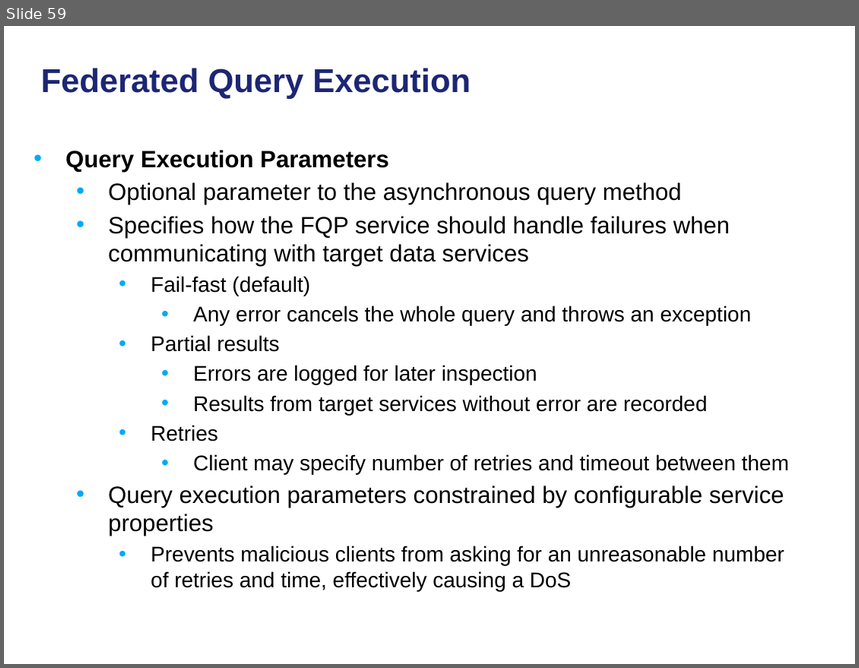
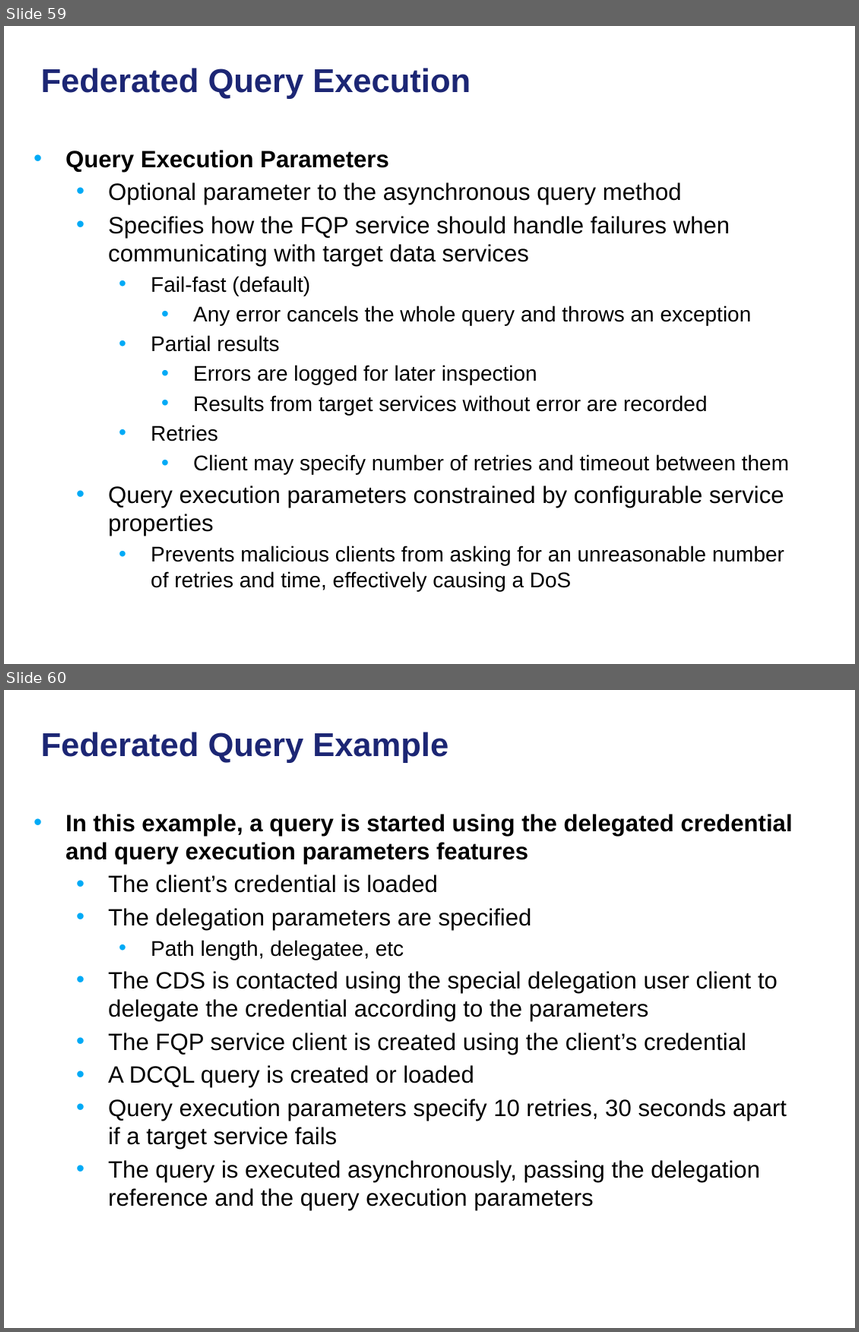
Before and after one commit to NCIP/cagrid-docs, a slide deck: presentations/200906_Novartis/caGrid Data Services.pptx. Shown one above the other, each under a label of ours: slide 59 before the commit, slides 59 and 60 after it. The pictures are 859x668 and 859x1332 pixels, drawn with LibreOffice and Linux fonts; fonts in the diff are those of the drawing; background and template pictures are left out. Boxes give left, top, right and bottom in pixels: in the first picture for what was removed or moved away, otherwise in the second. Text is boxed around its words. In the diff, an @@ line names an element or a change of style, - is before the commit and + after.

```diff
--- a/presentations/200906_Novartis/caGrid Data Services.pptx
+++ b/presentations/200906_Novartis/caGrid Data Services.pptx
@@ slide 60 added at [4,690,855,1328], background picture (left out) @@
@@ title added at [41,732,449,763], 28 pt, text #1C2674, bold @@
+Federated Query Example
@@ text added at [66,814,793,1211], 20 pt, text #000000 @@
+• In this example, a query is started using the delegated credential and query execution parameters features
+  • The client’s credential is loaded
+  • The delegation parameters are specified
+    • Path length, delegatee, etc
+  • The CDS is contacted using the special delegation user client to delegate the credential according to the parameters
+  • The FQP service client is created using the client’s credential
+  • A DCQL query is created or loaded
+  • Query execution parameters specify 10 retries, 30 seconds apart if a target service fails
+  • The query is executed asynchronously, passing the delegation reference and the query execution parameters
```
Also in this commit, not shown: 3 slides changed, 5 other slides added.
